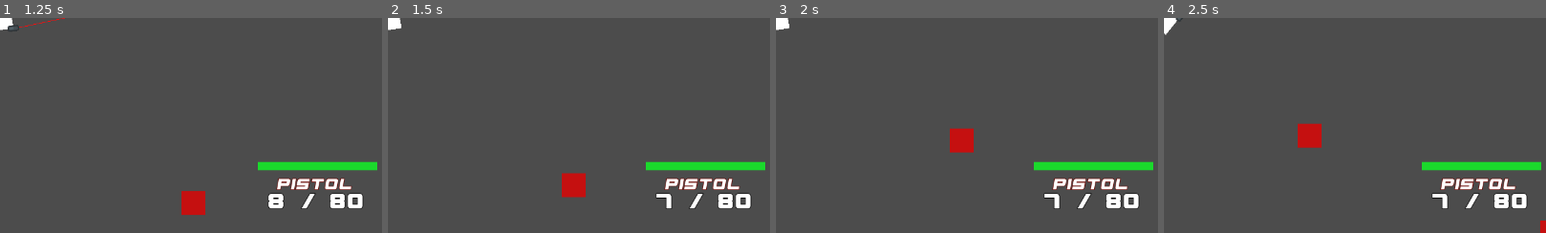
Above: before the commit, frames 1-4 (left to right).
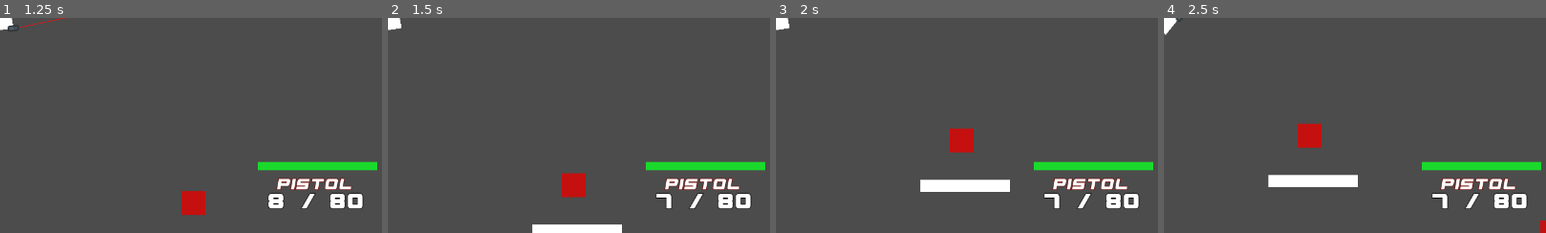
Above: after the commit, the same moments.

Repository: Eniiqz/CubeZ
Game: Godot game, scene res://World/World.tscn
Same seed, same stepped clock (60 frames per second), same inputs: the game is played once before the commit and once after it.
Inputs (mouse positions are % of the whole screen's width and height, from its top left):
- Up to frame 1 (1.25 s): tap Enter at 0.5 s; move the mouse to (72, 45) at 0.52 s; hold D (move_right) from 0.53 s (still down); hold Shift (move_sprint) from 0.53 s (still down)
- Up to frame 2 (1.5 s): move the mouse to (30, 55) at 1.27 s; release D (move_right) at 1.28 s; release Shift (move_sprint) at 1.28 s; hold S (move_down) from 1.28 s (still down); click (30, 55) at 1.35 s
- Up to frame 3 (2 s): keep holding S (move_down)
- Up to frame 4 (2.5 s): move the mouse to (60, 28) at 2.02 s; release S (move_down) at 2.03 s; hold D (move_right) from 2.03 s (still down); tap 1 (weapon_slot_1) at 2.1 s
The pictures show only the part of the screen within x 50-100%, y 50-100%; the shares and areas given below are measured in that part.

Frame 1 is identical in both runs. In frame 2, 0.9% of the frame differs, in the area x 37-62%, y 96-100%; in frame 3, 1.4%, in the area x 37-62%, y 75-81%; in frame 4, 1.4%.

Commit message:
Started on wall

Diff:
--- a/Bullet/Bullet.gd
+++ b/Bullet/Bullet.gd
@@ -26,4 +26,5 @@
 func _on_Bullet_body_entered(body: Node) -> void:
 	if body is KinematicBody2D and body.is_in_group("Zombie"):
 		emit_signal("bullet_hit", self, body)
+	print(body)
 	queue_free()
--- /dev/null
+++ b/Environment/Wall.tscn
@@ -0,0 +1,14 @@
+[gd_scene load_steps=3 format=2]
+
+[sub_resource type="RectangleShape2D" id=1]
+
+[sub_resource type="QuadMesh" id=2]
+size = Vector2( 150, 20 )
+
+[node name="Wall" type="StaticBody2D"]
+
+[node name="CollisionShape2D" type="CollisionShape2D" parent="."]
+shape = SubResource( 1 )
+
+[node name="MeshInstance2D" type="MeshInstance2D" parent="."]
+mesh = SubResource( 2 )
--- a/World/World.tscn
+++ b/World/World.tscn
@@ -1,5 +1,6 @@
-[gd_scene load_steps=3 format=2]
+[gd_scene load_steps=4 format=2]
 
+[ext_resource path="res://Environment/Wall.tscn" type="PackedScene" id=1]
 [ext_resource path="res://Zombie/Zombie.tscn" type="PackedScene" id=2]
 [ext_resource path="res://World/World.gd" type="Script" id=3]
 
@@ -15,3 +16,8 @@
 
 [node name="Zombie2" parent="." instance=ExtResource( 2 )]
 position = Vector2( 935.011, 48.2659 )
+
+[node name="Wall" parent="." groups=[
+"Environment",
+] instance=ExtResource( 1 )]
+position = Vector2( 514.207, 385.6 )
